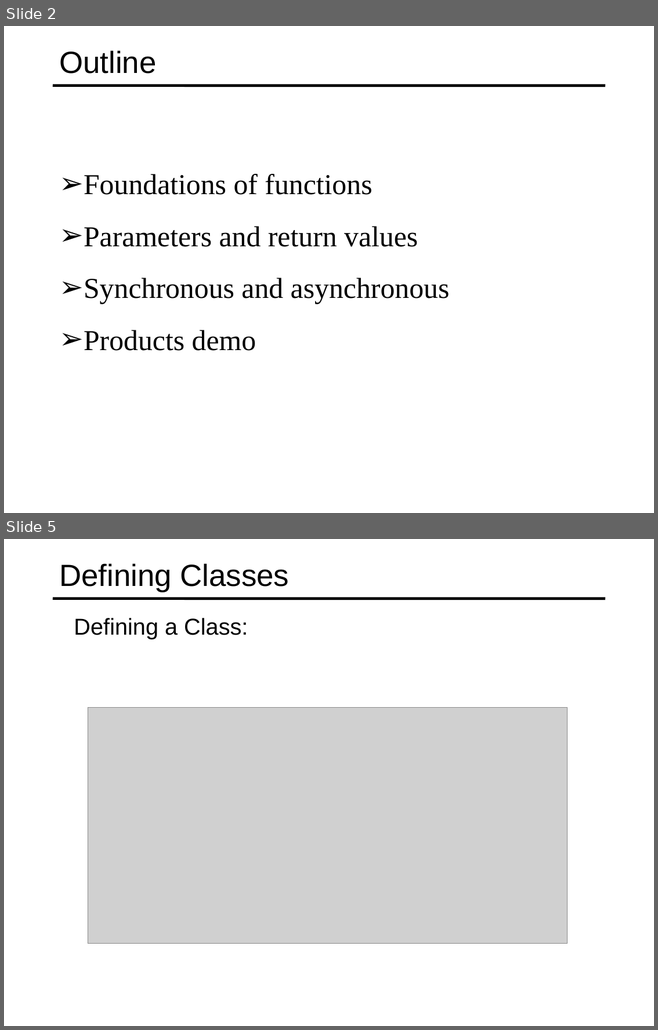
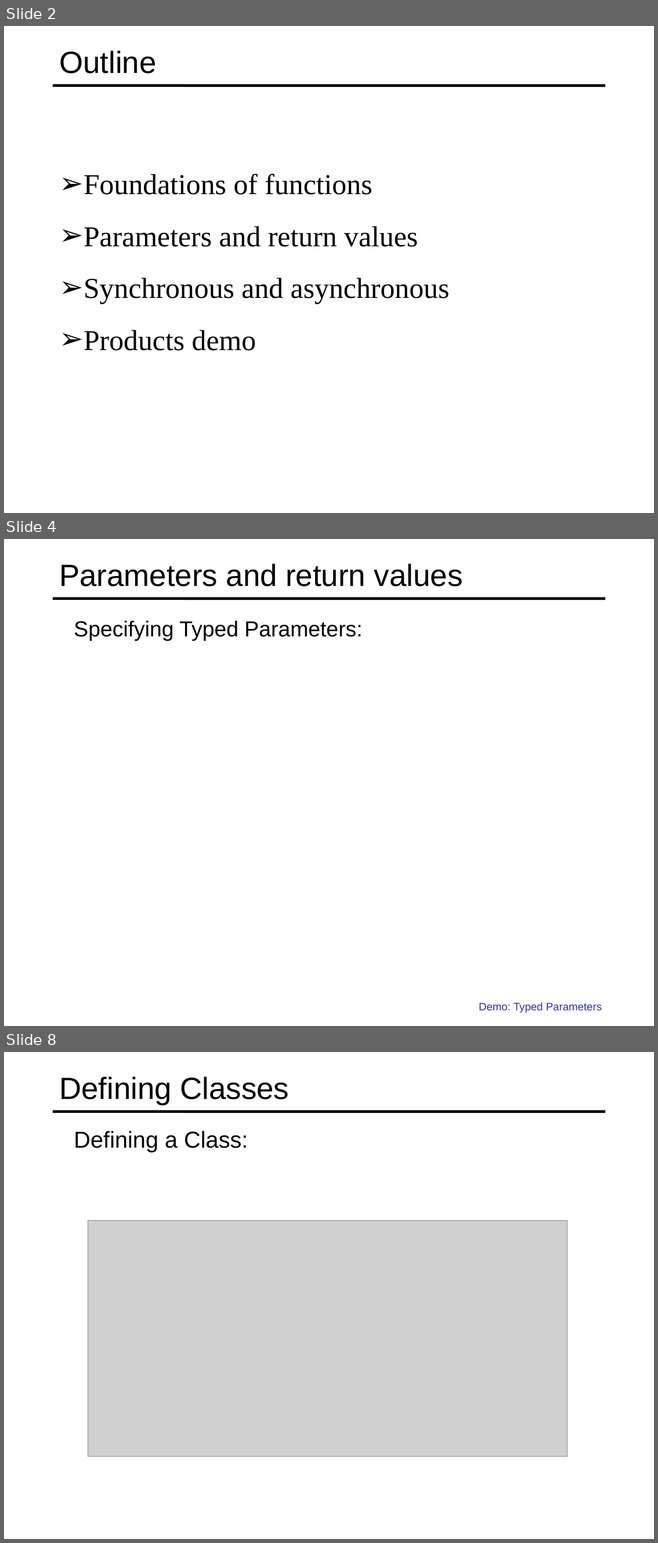
Before and after one commit to specter01wj/Jago_Link_Training, a slide deck: Angular/Angular12/TypeScript Fundamentals/3-Creating-And-Using-Functions/L3_Classes and Interfaces.ppt. Shown one above the other, each under a label of ours: slides 2 and 5 before the commit, slides 2, 4 and 8 after it; the slides between them are not shown. The pictures are 658x1030 and 658x1543 pixels, drawn with LibreOffice and Linux fonts; fonts in the diff are those of the drawing; grey boxes stand for pictures. Boxes give left, top, right and bottom in pixels: in the first picture for what was removed or moved away, otherwise in the second. Text is boxed around its words. In the diff, an @@ line names an element or a change of style, - is before the commit and + after.

Commit message:
11/22/2021 v1

```diff
--- a/Angular/Angular12/TypeScript Fundamentals/3-Creating-And-Using-Functions/L3_Classes and Interfaces.ppt
+++ b/Angular/Angular12/TypeScript Fundamentals/3-Creating-And-Using-Functions/L3_Classes and Interfaces.ppt
@@ slide 4 added at <box>4,539,654,1026</box>, background #FFFFFF; not listed: 1 template element that a slide beside it also shows @@
@@ title added at <box>59,563,463,587</box>, 34 pt, text #000000 @@
+Parameters and return values
@@ text added at <box>74,621,362,641</box>, 24 pt, text #000000 @@
+  Specifying Typed Parameters:
@@ text added at <box>478,1002,601,1013</box>, 12 pt, text #2D2DB9 @@
+  Demo: Typed Parameters
@@ what was slide 5 is now slide 8 @@
```
Also in this commit, not shown: 4 other slides added, 2 slides removed.
